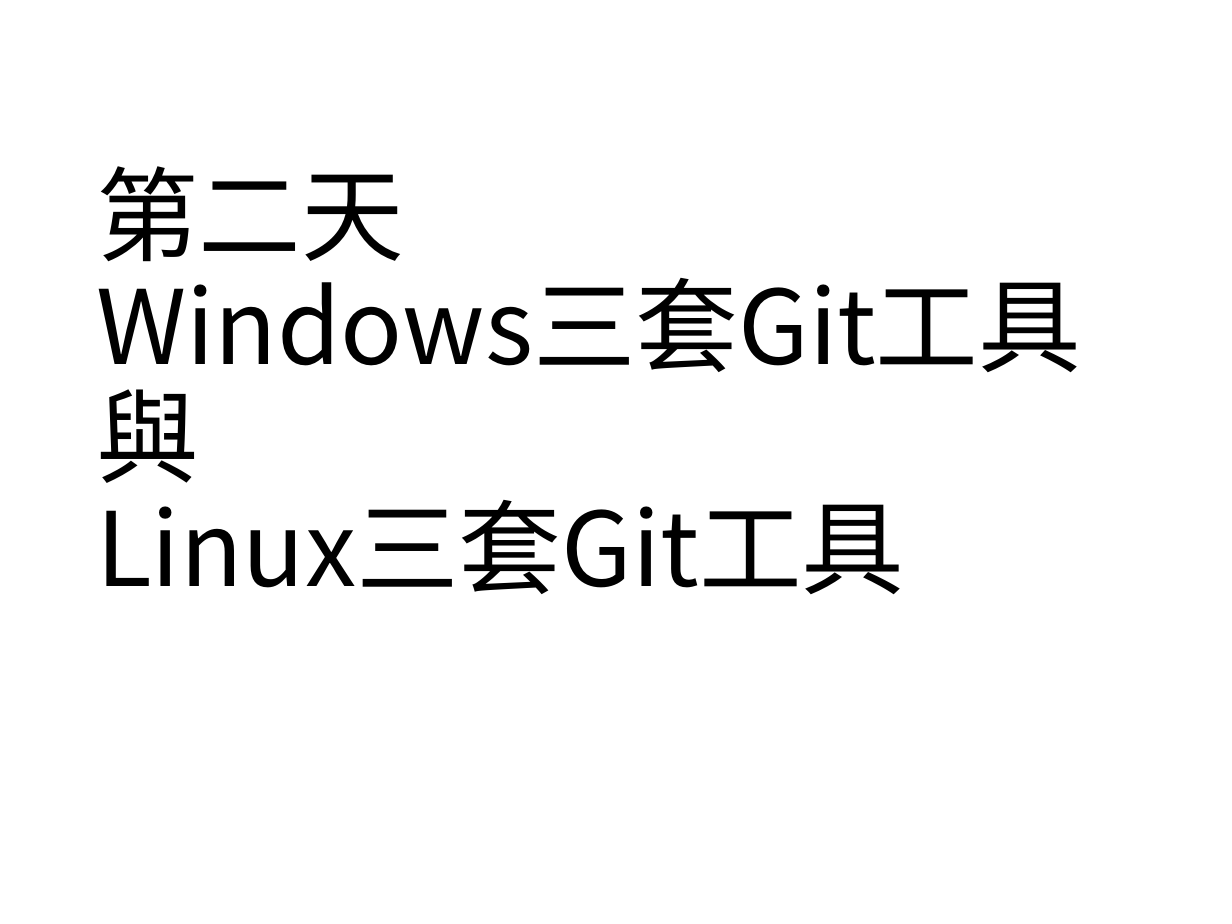
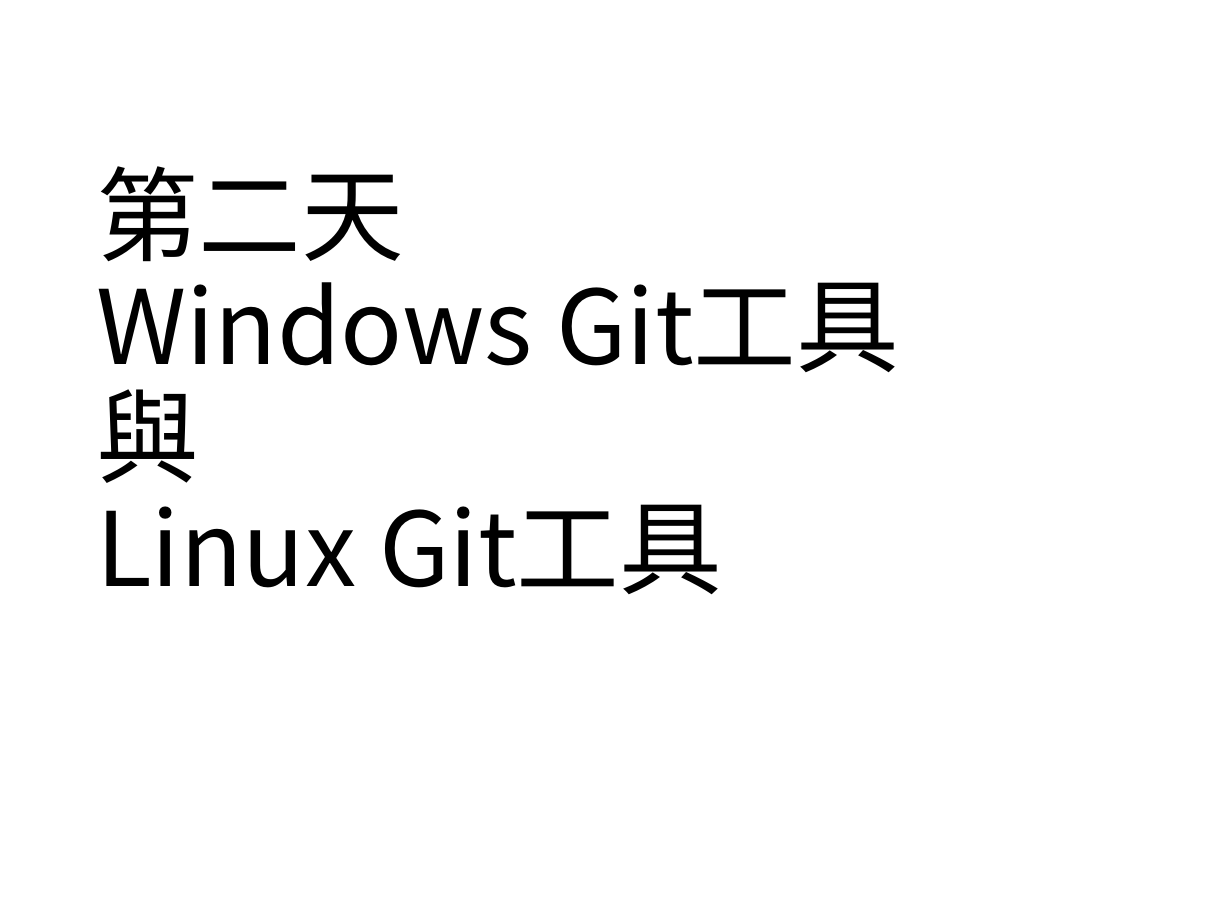
Before and after one commit to doggy8088/Learn-Git-in-30-days, a slide deck: slide 13 of zh-tw/Learn-Git-in-30-days.pptx. Drawn at 1232x924 pixels with LibreOffice and Linux fonts; fonts in the diff are those of the drawing. Boxes give left, top, right and bottom in pixels: in the first picture for what was removed or moved away, otherwise in the second. Text is boxed around its words. In the diff, an @@ line names an element or a change of style, - is before the commit and + after.

```diff
--- a/zh-tw/Learn-Git-in-30-days.pptx
+++ b/zh-tw/Learn-Git-in-30-days.pptx
@@ text at (96,259,899,390): text changed @@
-Windows三套Git工具
+Windows Git工具
@@ text at (96,481,722,594): text changed @@
-Linux三套Git工具
+Linux Git工具
```
Also in this commit, not shown: 2 other slides changed, 1 slide added, 2 slides removed.
